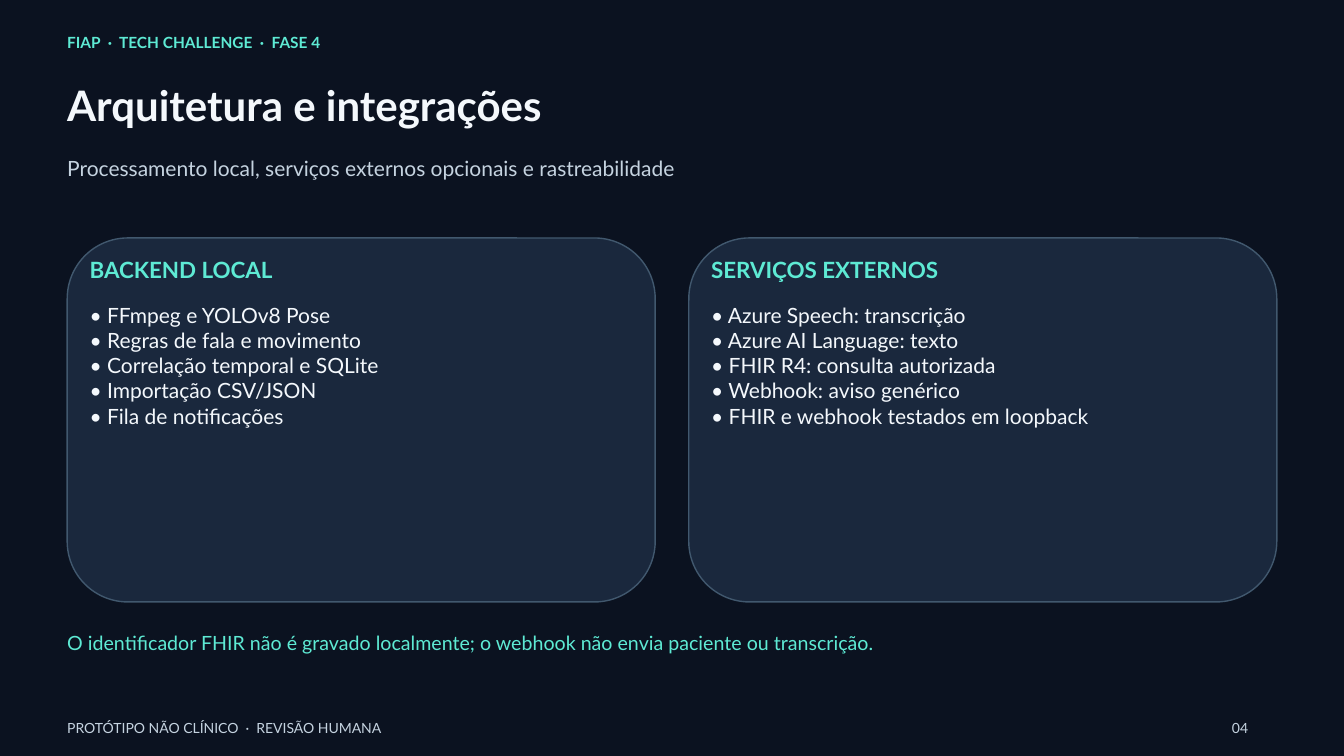
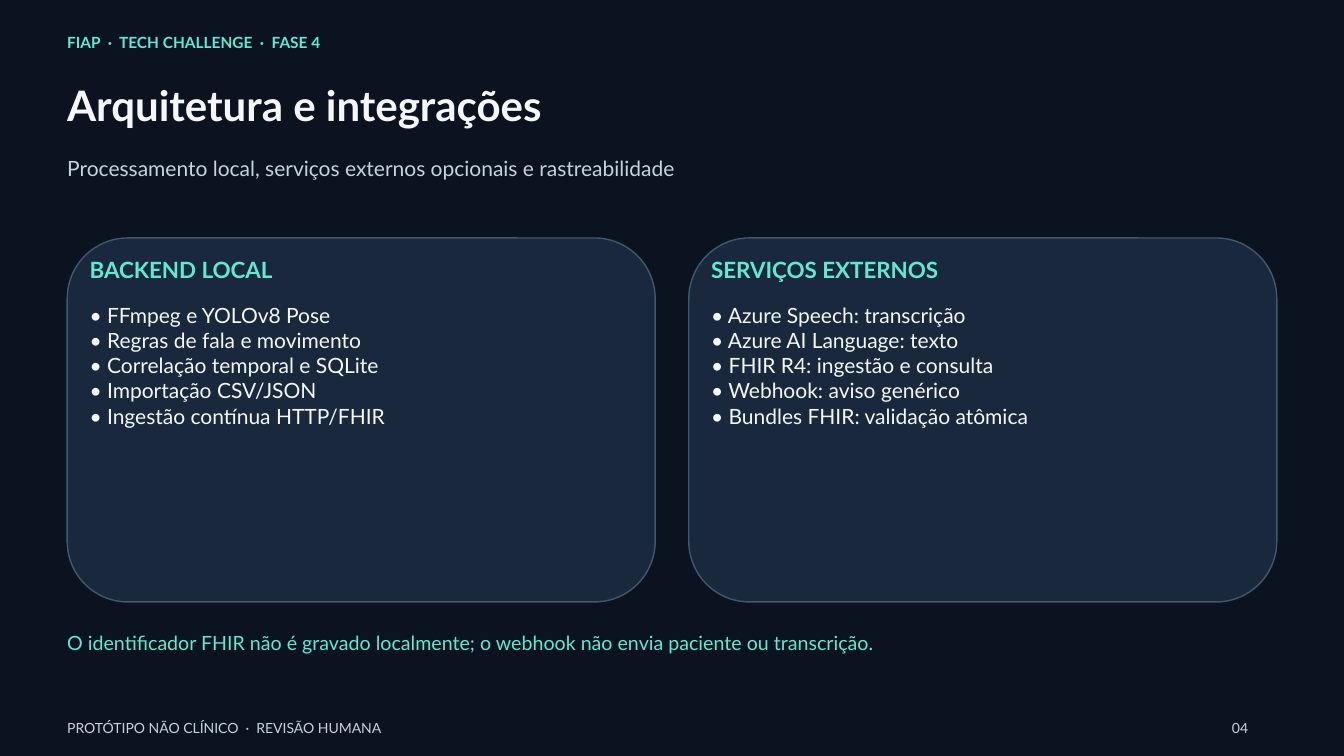
Before and after one commit to Etyonamine/Fiap_Pos_9AIDT_Fase_04_Monitoramento_multimodal_pacientes, a slide deck: slide 4 of docs/Vigia-Saude-apresentacao-revisada.pptx. Drawn at 1344x756 pixels with LibreOffice and Linux fonts; fonts in the diff are those of the drawing. Boxes give left, top, right and bottom in pixels: in the first picture for what was removed or moved away, otherwise in the second. Text is boxed around its words. In the diff, an @@ line names an element or a change of style, - is before the commit and + after.

```diff
--- a/docs/Vigia-Saude-apresentacao-revisada.pptx
+++ b/docs/Vigia-Saude-apresentacao-revisada.pptx
@@ text at (729, 357, 993, 377): text changed @@
-• FHIR R4: consulta autorizada
+• FHIR R4: ingestão e consulta
@@ text at (107, 408, 385, 428): text changed @@
-• Fila de notificações
+• Ingestão contínua HTTP/FHIR
@@ text at (729, 408, 1028, 428): text changed @@
-• FHIR e webhook testados em loopback
+• Bundles FHIR: validação atômica
```
Also in this commit, not shown: 3 other slides changed, 11 other files.
